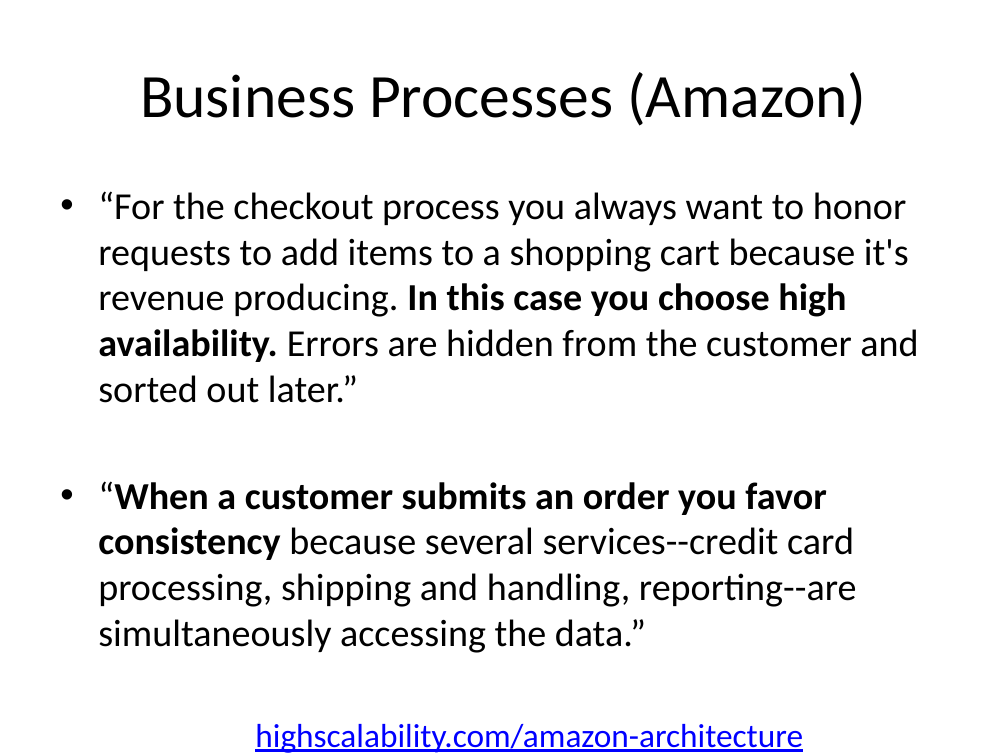
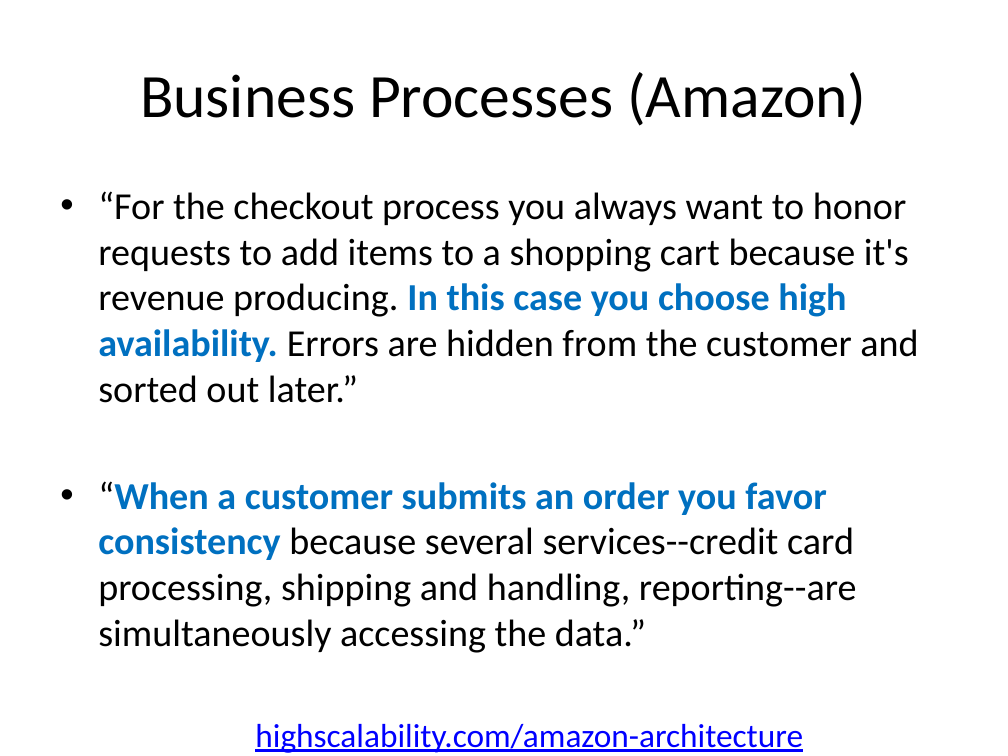
Before and after one commit to alexdgarland/database-demos, a slide deck: slide 60 of Slides/Not Only SQL - Picking A Database for DotNET.pptx (slide 59 before the commit). Drawn at 1008x756 pixels with LibreOffice and Linux fonts; fonts in the diff are those of the drawing. Boxes give left, top, right and bottom in pixels: in the first picture for what was removed or moved away, otherwise in the second. Text is boxed around its words. In the diff, an @@ line names an element or a change of style, - is before the commit and + after.

```diff
--- a/Slides/Not Only SQL - Picking A Database for DotNET.pptx
+++ b/Slides/Not Only SQL - Picking A Database for DotNET.pptx
@@ text at <box>98,191,918,653</box>: text colour #000000 to #0070C0 in "In this case you choose high availability.", "“When a customer submits an order you ..." @@
```
Also in this commit, not shown: 14 other slides changed, 1 slide added.
